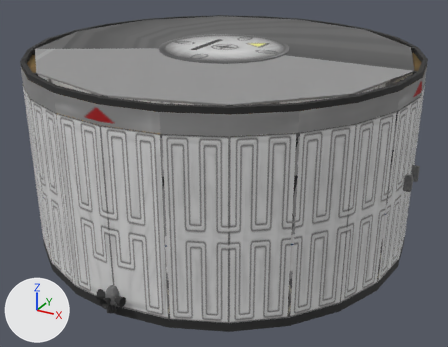
The FBX model Unity/Assets/Models/MK85ISC2.FBX as it was, and as the next commit left it.
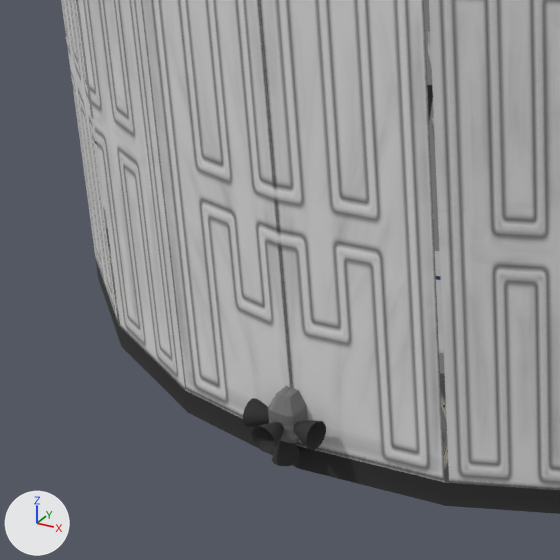
Old and new are each drawn whole from a 50 mm lens placed at (1.43, -2.6, 1.12), pointed at (0.03, -0.06, -0.15) and again close up on the part from 2% to 47% of the width and 42% to 100% of the height. Every picture has the same lights, and +X, +Y and +Z are marked at lower left. Objects named as collision shapes, trigger or cutter boxes, shadow casters or lower levels of detail are left out. Where no turn or scale is listed for an object, it has been applied to the vertices.

Objects in the first close-up: 'Cylinder008', 'Cylinder012', 'Cylinder013', 'Cylinder014', 'Cylinder015', 'DoorCollider004', 'DoorCollider012', 'OuterDoor002', 'OuterDoor004', 'Tube002', 'Tube003'.
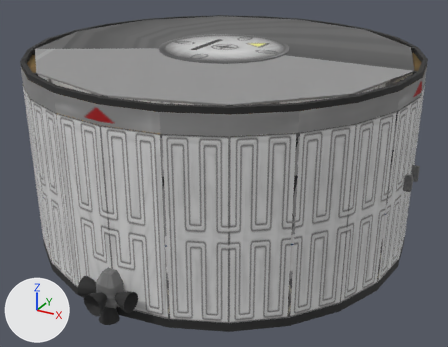
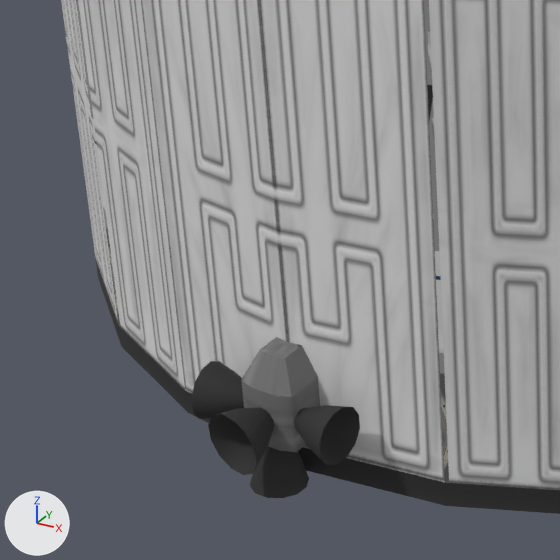
ob_rcsnodes is not drawn itself; it is the parent of ob_rcs001, ob_rcs002.
ob_rcs001 is not drawn itself; it is the parent of ob_untitled_011, ob_cylinder012, ob_cylinder014, ob_cylinder013, ob_cylinder008.

Where the newer file only moved an object's origin or applied its transform, the numbers keep the older frame.

The edits, one by one:
me_mesh_113 has 49 vertices, 36 faces and spans x -0.021..0.021, y -0.0596..-0.0221, z -0.0253..0.0178.
me_mesh_113 is used by ob_cylinder015; location (0.0, -0.948, -0.36).
me_mesh_113 part 1: the whole mesh is multiplied about its middle by the matrix ((1.949, 0.0, -0.186), (0.0, 2.0, 0.0), (-0.317, 0.0, 2.083)), then moved by (0.0, -0.0462, 0.0322).
Object 'Cylinder012' (ob_cylinder012) moves from (0.0, -16.41, 0.0) to (0.0, -0.0241, 0.0316).
Object 'Cylinder012' (ob_cylinder012) is rescaled from (1.81, 1.0, 3.64) to (0.458, 0.253, 0.569).
Object 'Cylinder014' (ob_cylinder014) moves from (0.0, -16.44, 0.0) to (0.0, -0.0303, 0.0316).
Object 'Cylinder014' (ob_cylinder014) is rescaled from (1.0, 1.0, 1.0) to (0.253, 0.156, 0.253).
Object 'Cylinder013' (ob_cylinder013) moves from (0.0, -16.44, 0.0) to (0.0, -0.0303, 0.0316).
Object 'Cylinder013' (ob_cylinder013) is rescaled from (1.0, 1.0, 1.0) to (0.156, 0.253, 0.253).
Object 'RCSNodes' (ob_rcsnodes) is rescaled from (2.26, 2.26, 1.4) to (1.0, 1.0, 1.0).
Object 'RCSNodes' (ob_rcsnodes) moves from (0.000118, 0.0, -1.521) to (0.000118, -0.00899, -1.41).
Object 'RCS001' (ob_rcs001) moves from (0.0, -0.953, 0.0347) to (0.0, -6.356, 0.0).
Object 'RCS001' (ob_rcs001) is rescaled from (0.112, 0.112, 0.112) to (2.0, 2.0, 2.0).
Object 'Cylinder008' (ob_cylinder008) moves from (0.0, -16.44, 0.0) to (0.0, -0.0303, 0.0316).
Object 'Cylinder008' (ob_cylinder008) is rescaled from (1.0, 1.0, 1.0) to (0.156, 0.253, 0.253).

Where the change shows, as pixel boxes (x1, y1, x2, y2) in the close-ups (560 x 560 px):
'Cylinder012', moved, rescaled: before (268, 386, 308, 443); after (241, 337, 320, 452)
'Cylinder015', reshaped (103% wider, 116% taller): before (252, 422, 284, 453); after (208, 407, 274, 475)
'Cylinder013', moved, rescaled (103% wider, 103% taller): before (294, 421, 326, 450); after (294, 405, 360, 465)
'Cylinder008', moved, rescaled (100% wider, 97% taller): before (243, 398, 269, 427); after (191, 361, 244, 419)
'Cylinder014', moved, rescaled (100% wider, 100% taller): before (272, 441, 301, 466); after (250, 447, 309, 498)
